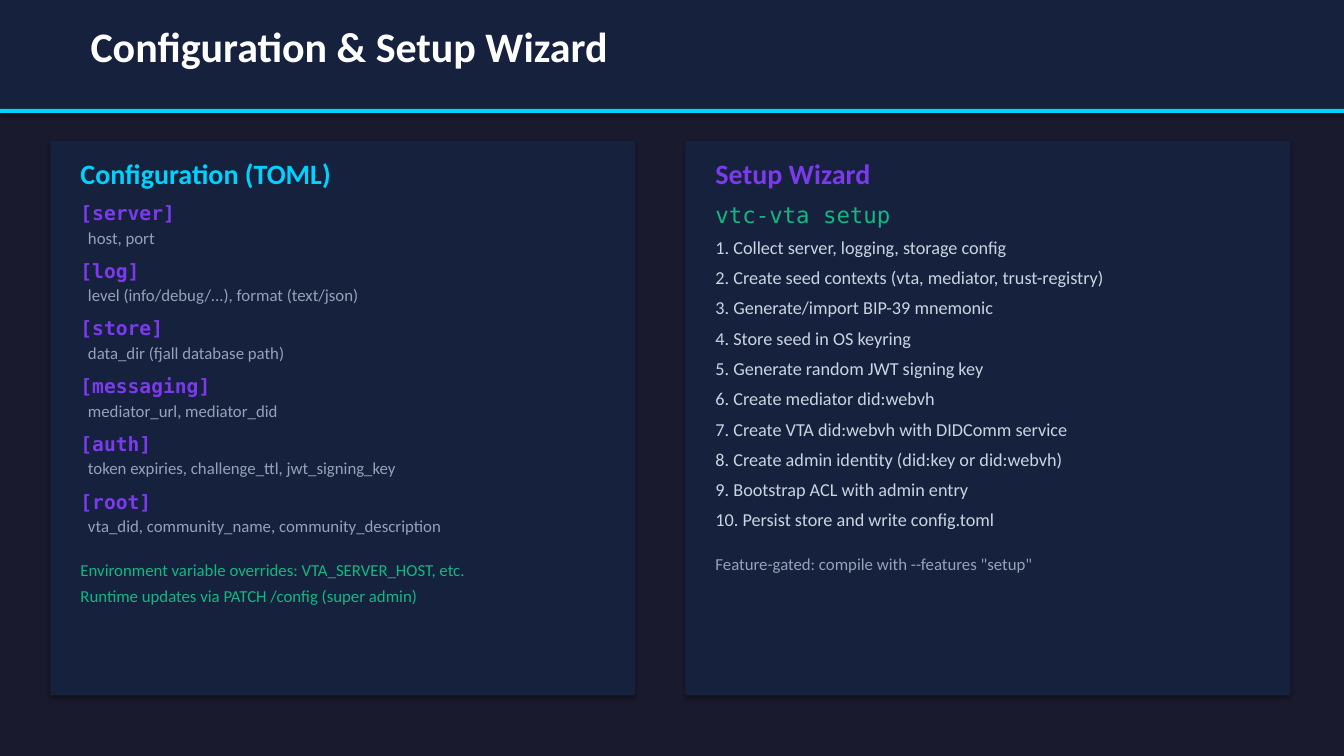
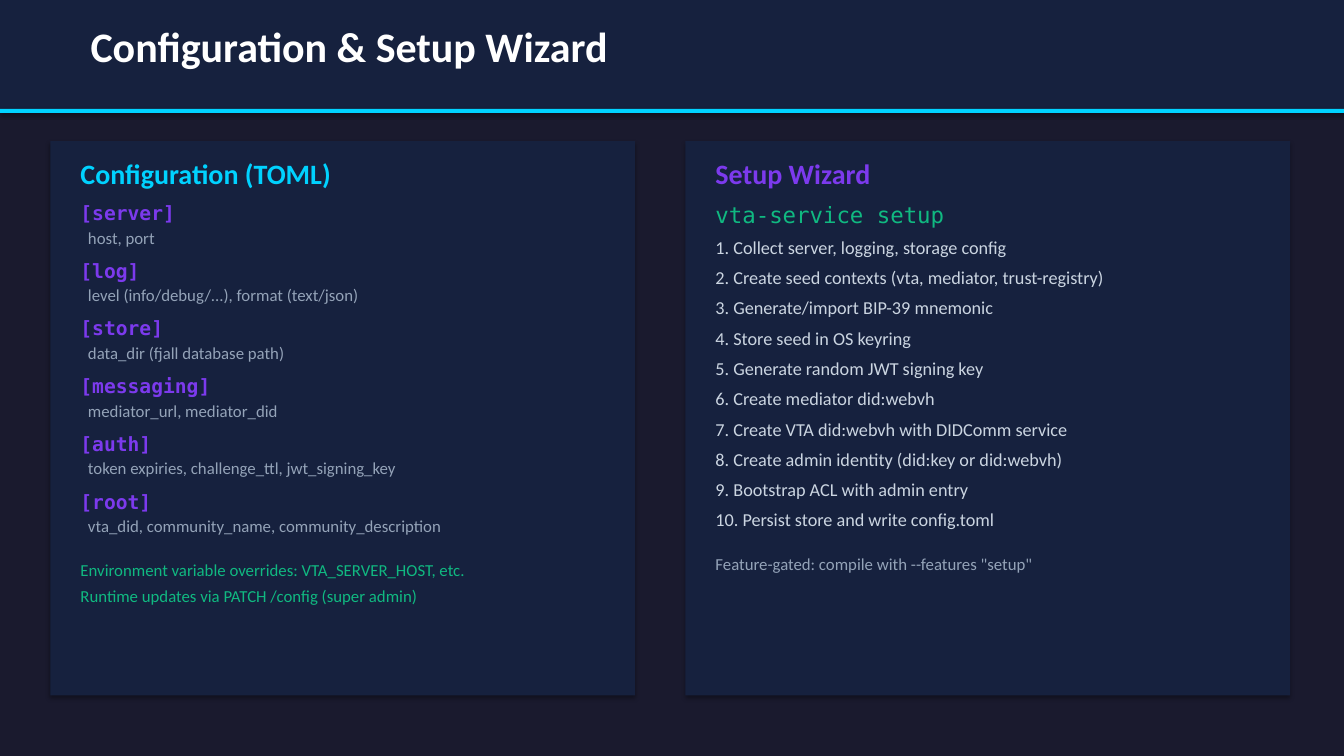
Before and after one commit to FirstPersonNetwork/vtc-vta-rs, a slide deck: slide 17 of docs/VTA_Service_Overview.pptx. Drawn at 1344x756 pixels with LibreOffice and Linux fonts; fonts in the diff are those of the drawing. Boxes give left, top, right and bottom in pixels: in the first picture for what was removed or moved away, otherwise in the second. Text is boxed around its words. In the diff, an @@ line names an element or a change of style, - is before the commit and + after.

```diff
--- a/docs/VTA_Service_Overview.pptx
+++ b/docs/VTA_Service_Overview.pptx
@@ text at <box>715,206,944,228</box>: text changed @@
-vtc-vta setup
+vta-service setup
```
Also in this commit, not shown: 1 other slide changed, 31 other files.
